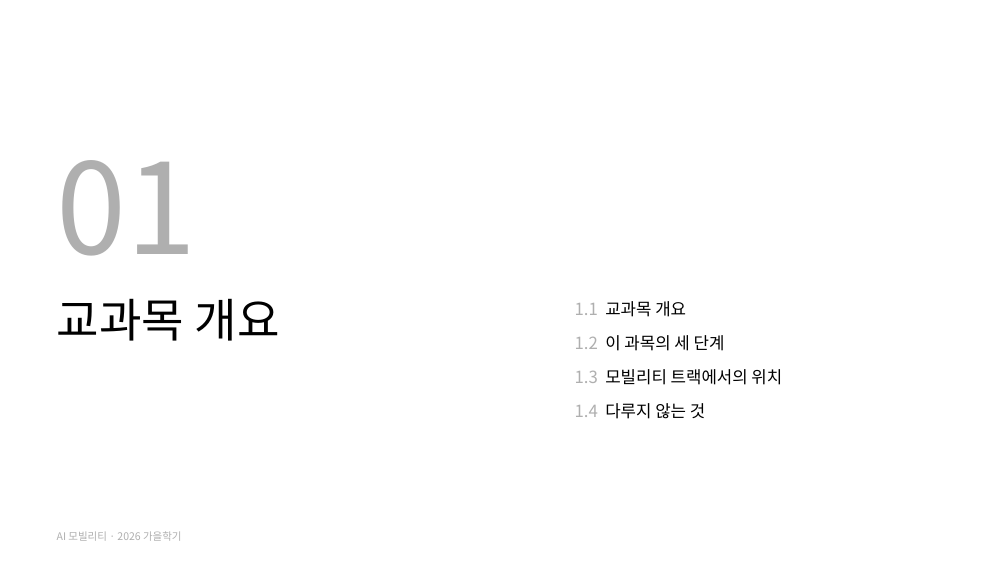
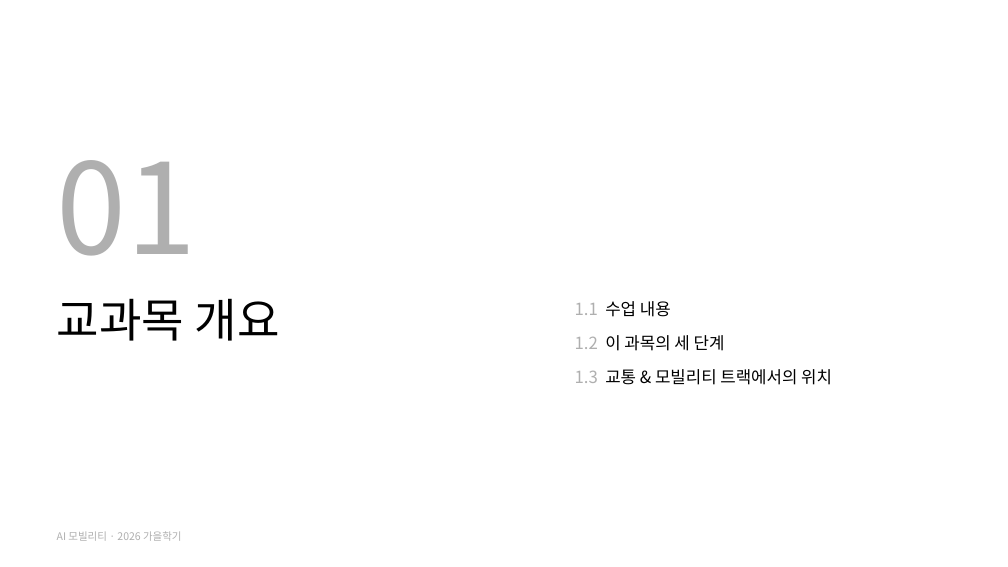
Before and after one commit to jihoyeo/ai-mobility, a slide deck: slide 3 of slides/week01/AI모빌리티_01_오리엔테이션.pptx. Drawn at 1008x567 pixels with LibreOffice and Linux fonts; fonts in the diff are those of the drawing. Boxes give left, top, right and bottom in pixels: in the first picture for what was removed or moved away, otherwise in the second. Text is boxed around its words. In the diff, an @@ line names an element or a change of style, - is before the commit and + after.

```diff
--- a/slides/week01/AI모빌리티_01_오리엔테이션.pptx
+++ b/slides/week01/AI모빌리티_01_오리엔테이션.pptx
@@ text at [575, 301, 671, 317]: text changed @@
-1.1 교과목 개요
+1.1 수업 내용
@@ text at [575, 369, 832, 385]: text changed @@
-1.3 모빌리티 트랙에서의 위치
-1.4 다루지 않는 것
+1.3 교통 & 모빌리티 트랙에서의 위치
```
Also in this commit, not shown: 21 other slides changed, 3 slides added, 5 slides removed, 15 other files.
